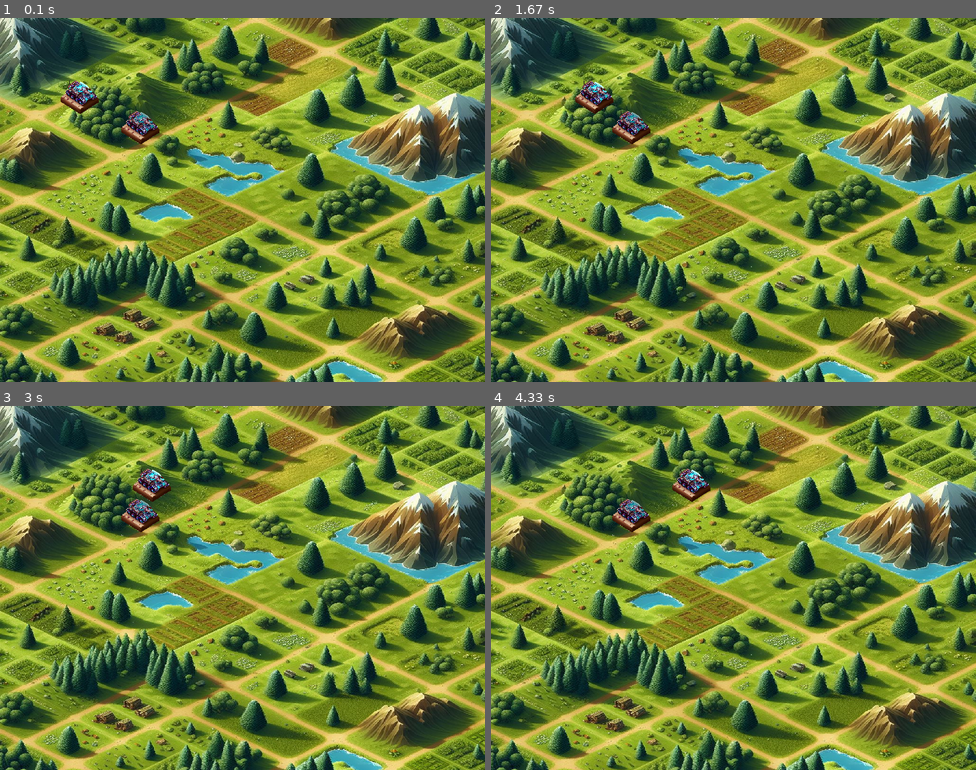
Above: before the commit, frames 1-4 (two rows, left to right).
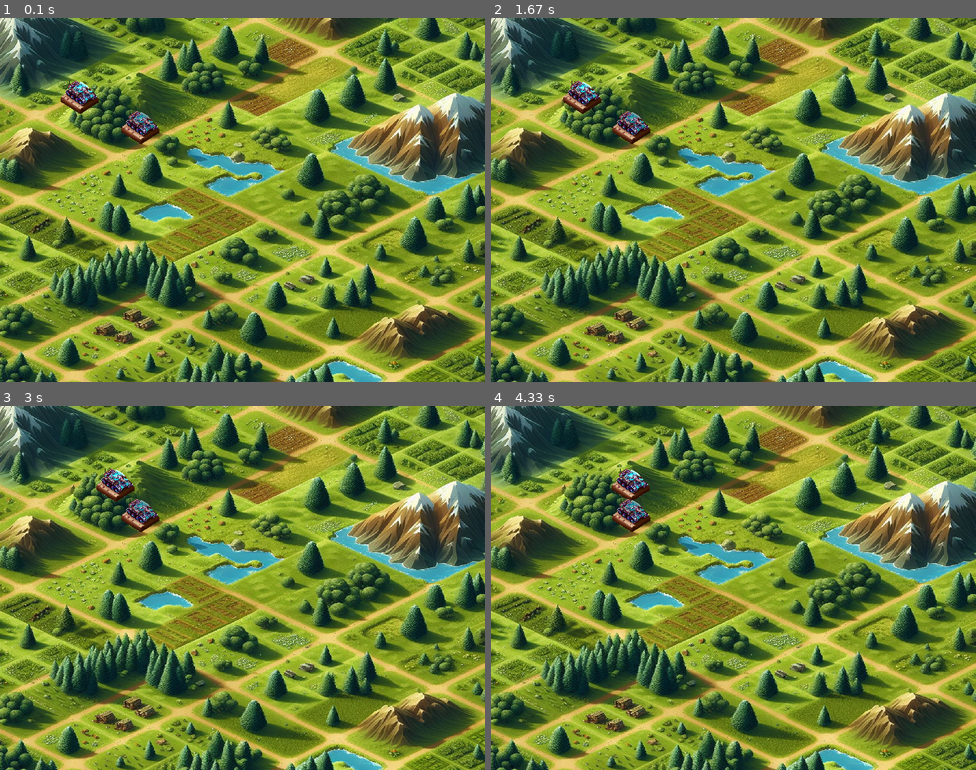
Above: after the commit, the same moments.

Repository: basperheim/rust-sdl2-engine
Game: pygame game, started from high-level-wrappers/pygame_tanks.py
Same seed, same stepped clock (60 frames per second), same inputs: the game is played once before the commit and once after it.
Inputs:
- Up to frame 1 (0.1 s): no input
- Up to frame 2 (1.67 s): no input
- Up to frame 3 (3 s): no input
- Up to frame 4 (4.33 s): no input

The runs differ from the first frame. In frame 1, less than 0.1% of the frame differs, in the area x 12-26%, y 27-36%; in frame 2, 0.6%; in frame 3, 0.9%; in frame 4, 0.9%, in the area x 24-46%, y 17-36%.

Commit message:
Moves files into high-level wrapper dir

Diff:
--- a/pygame_tanks.py
+++ b/high-level-wrappers/pygame_tanks.py
@@ -22,7 +22,7 @@
 def run_game():
     pygame.init()
     clock = pygame.time.Clock()
-    fps = 60
+    fps = 30
     size = width, height = 800, 600
     screen = pygame.display.set_mode(size)
     pygame.display.set_caption("My Pygame Replica")
--- a/sdl2_wrapper.py
+++ b/high-level-wrappers/sdl2_tank_example.py
@@ -6,9 +6,11 @@
 import sys
 import threading
 
+# Run 'export IMAGES_DIR=images' (or 'set IMAGES_DIR=images' in Win Command Prompt) to set the images dir ENV
+
 def main():
     # Determine the path to the compiled Rust binary
-    binary_path = os.path.join('target', 'release', 'sdl2_rust')
+    binary_path = os.path.join('..', 'target', 'release', 'sdl2_rust')
 
     # Verify that the binary exists
     if not os.path.isfile(binary_path):
@@ -37,20 +39,20 @@
             "width": 800,
             "height": 600,
             "title": "My Game",
-            "background": "images/background.jpeg",
+            "background": "background.jpeg",
             "icon_path": "images/cute-bunny.png"
         },
         "sprites": [
             {
                 "id": "tank1",
-                "images": ["images/tank-1.png", "images/tank-2.png"],
+                "images": ["tank-1.png", "tank-2.png"],
                 "size": { 'width': 128, 'height': 128 },
                 "location": { "x": 100, "y": 100 },
                 "frame_rate": 3000
             },
             {
                 "id": "tank2",
-                "images": ["images/tank-1.png", "images/tank-2.png"],
+                "images": ["tank-1.png", "tank-2.png"],
                 "size": { 'width': 64, 'height': 64 },
                 "location": { "x": 200, "y": 150 },
                 "frame_rate": 100
Renamed: fonts/Orbitron-Black.ttf -> high-level-wrappers/fonts/Orbitron-Black.ttf
Renamed: images/background.jpeg -> high-level-wrappers/images/background.jpeg
Renamed: images/cute-bunny.png -> high-level-wrappers/images/cute-bunny.png
Renamed: images/learn-programming-logo-128px.png -> high-level-wrappers/images/learn-programming-logo-128px.png
Binary file added: high-level-wrappers/images/tank-1.png
Binary file added: high-level-wrappers/images/tank-2.png
Renamed: oop_wrapper_test.py -> high-level-wrappers/oop_wrapper_test.py
Binary file removed: images/example-tank.jpeg
Binary file removed: images/tank-1.png
Binary file removed: images/tank-2.png
Not shown, added: notes/copy_sdl2_libs.sh
